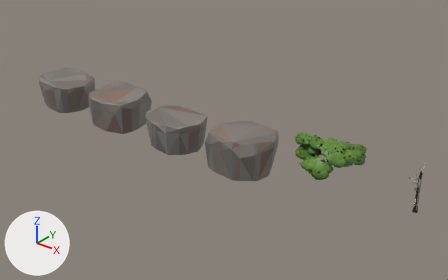
The glTF model src/assets/props.glb as it was, and as the next commit left it.
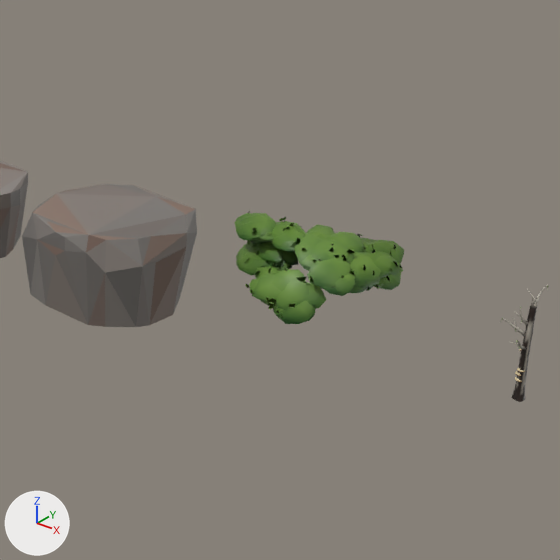
Old and new are each drawn from a camera (50 mm lens) standing at (49.34, -9.81, 6.12) and looking at (42.43, -1.17, 0.76) and again close up on the part from 44% to 97% of the width and 15% to 100% of the height. The axes (+X, +Y, +Z) are drawn at lower left. The lights are the same throughout. The older version's two pictures come first.

Objects in the first close-up: 'manzanillo', 'slab_2', 'slab_3', 'snag'.
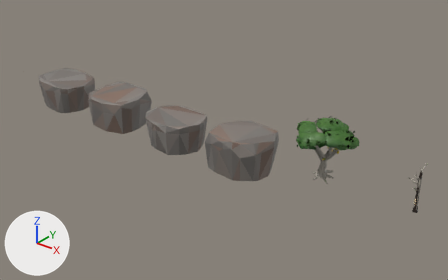
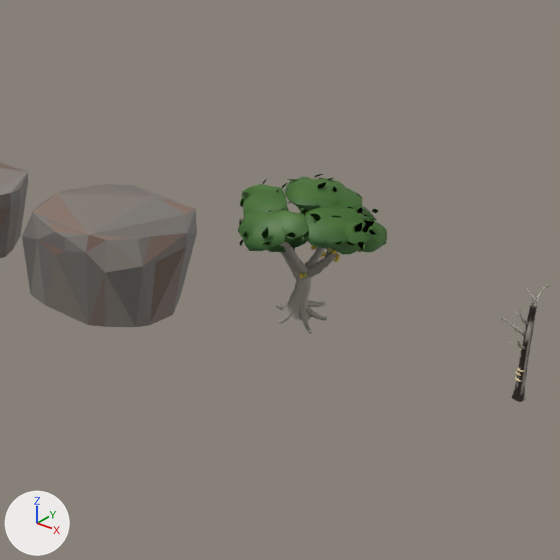
What differs and where, as boxes [x1, y1, x2, y2] in the close-ups (560 x 560 px):
'manzanillo', deleted (green): before [235, 211, 404, 324]
'fig_tree', added (green): after [238, 174, 387, 334]

What changed in the scene script:
```text
Add me_fig_tree:
    me_fig_tree.from_pydata(...)  # 5919 vertices, 10349 faces; spans x -0.54..0.71, y -0.73..0.93, z -0.03..1.24
    me_fig_tree.materials.append(mat_prop)
Remove ob_manzanillo:
    ob_manzanillo = bpy.data.objects.new('manzanillo', me_manzanillo)
    ob_manzanillo.location = (44.0, 0.0, 0.0)
Add ob_fig_tree:
    ob_fig_tree = bpy.data.objects.new('fig_tree', me_fig_tree)
    ob_fig_tree.location = (44.0, 0.0, 0.0)
```
